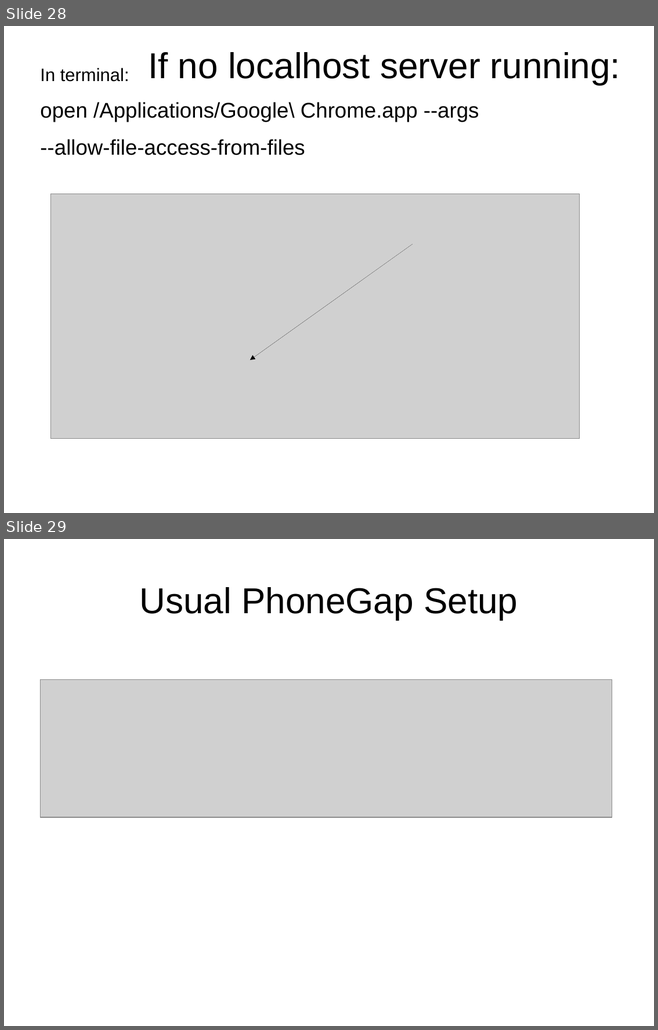
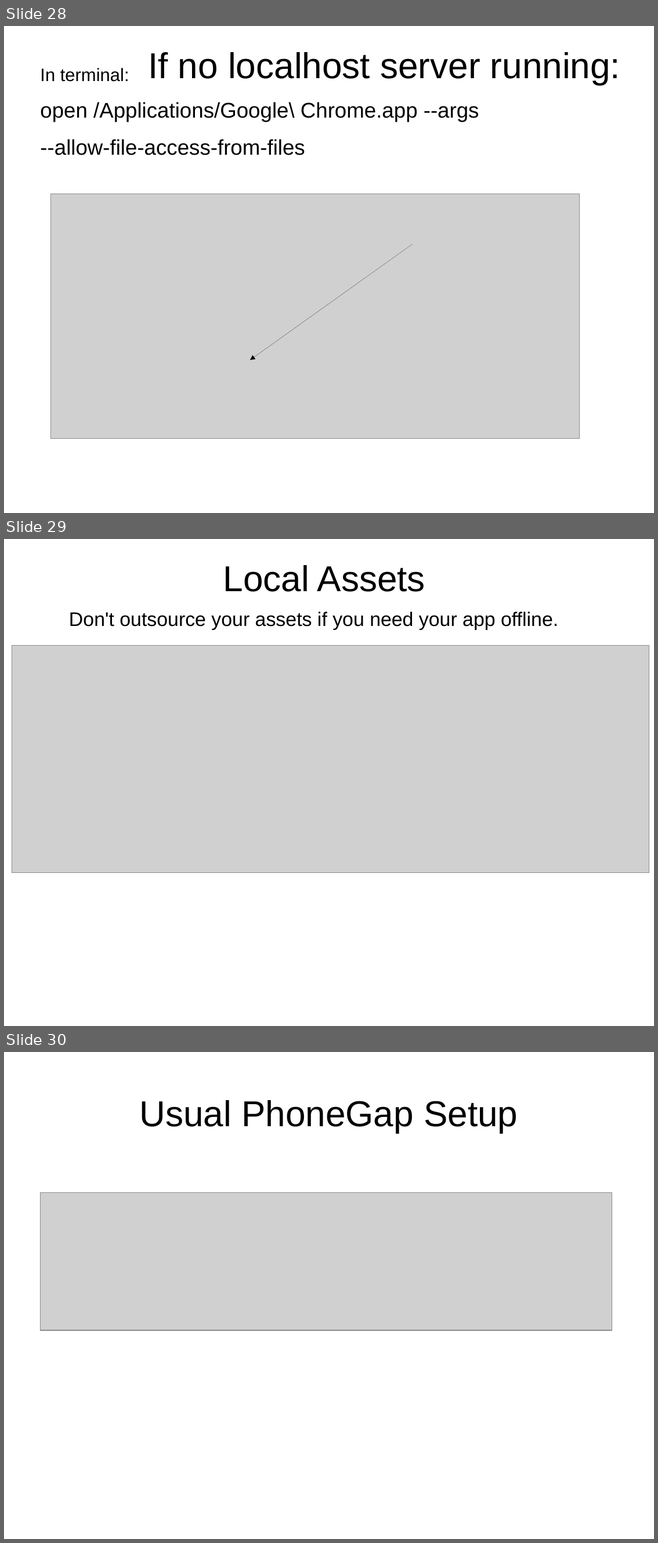
Before and after one commit to fpbu/mobappdev, a slide deck: phonegapbuild_workshop/phonegap_build_slides.odp. Shown one above the other, each under a label of ours: slides 28 and 29 before the commit, slides 28, 29 and 30 after it. The pictures are 658x1030 and 658x1543 pixels, drawn with LibreOffice and Linux fonts; fonts in the diff are those of the drawing; grey boxes stand for pictures. Boxes give left, top, right and bottom in pixels: in the first picture for what was removed or moved away, otherwise in the second. Text is boxed around its words. In the diff, an @@ line names an element or a change of style, - is before the commit and + after.

Commit message:
added outsource slide

```diff
--- a/phonegapbuild_workshop/phonegap_build_slides.odp
+++ b/phonegapbuild_workshop/phonegap_build_slides.odp
@@ slide 29 added at [4,539,654,1026], background #FFFFFF @@
@@ title added at [223,565,425,592], 44 pt, text #000000 @@
+Local Assets
@@ text added at [69,611,558,630], 24 pt, text #000000 @@
+Don't outsource your assets if you need your app offline.
@@ picture added at [12,646,649,873] @@
@@ what was slide 29 is now slide 30 @@
```
Also in this commit, not shown: 1 slide changed.
